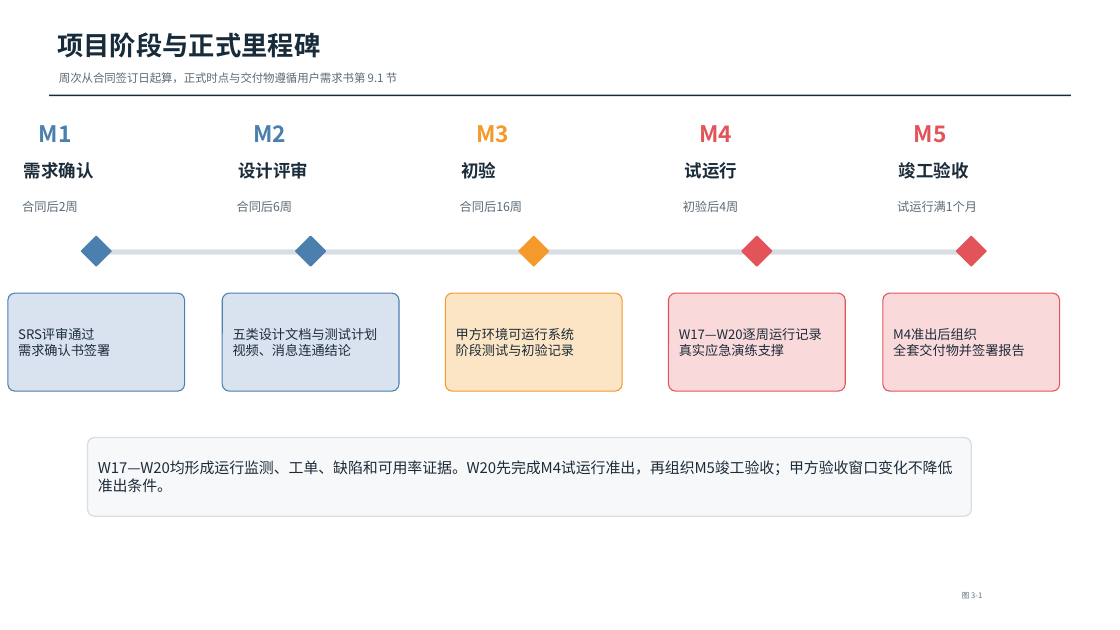
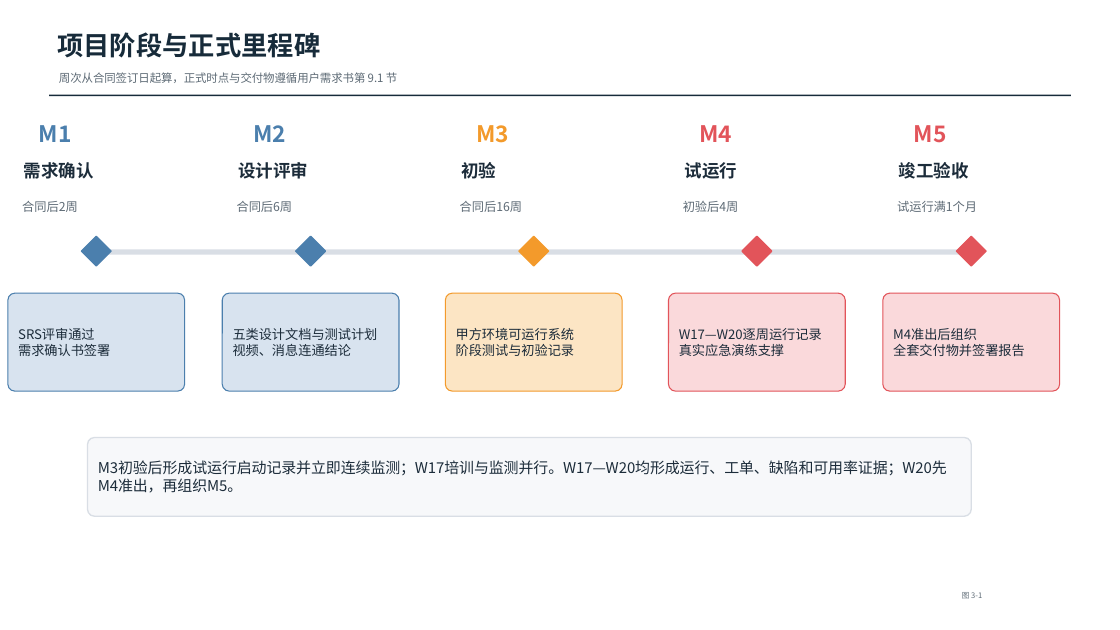
Before and after one commit to Renny1700132/emergency-response-platform, a slide deck: slide 2 of docs/work/A_PM/project_plan_v1_figures.pptx. Drawn at 1120x630 pixels with LibreOffice and Linux fonts; fonts in the diff are those of the drawing. Boxes give left, top, right and bottom in pixels: in the first picture for what was removed or moved away, otherwise in the second. Text is boxed around its words. In the diff, an @@ line names an element or a change of style, - is before the commit and + after.

```diff
--- a/docs/work/A_PM/project_plan_v1_figures.pptx
+++ b/docs/work/A_PM/project_plan_v1_figures.pptx
@@ text in rounded rectangle at (98,460,947,493): text changed @@
-W17—W20均形成运行监测、工单、缺陷和可用率证据。W20先完成M4试运行准出，再组织M5竣工验收；甲方验收窗口变化不降低准出条件。
+M3初验后形成试运行启动记录并立即连续监测；W17培训与监测并行。W17—W20均形成运行、工单、缺陷和可用率证据；W20先M4准出，再组织M5。
```
Also in this commit, not shown: 5 other files.
